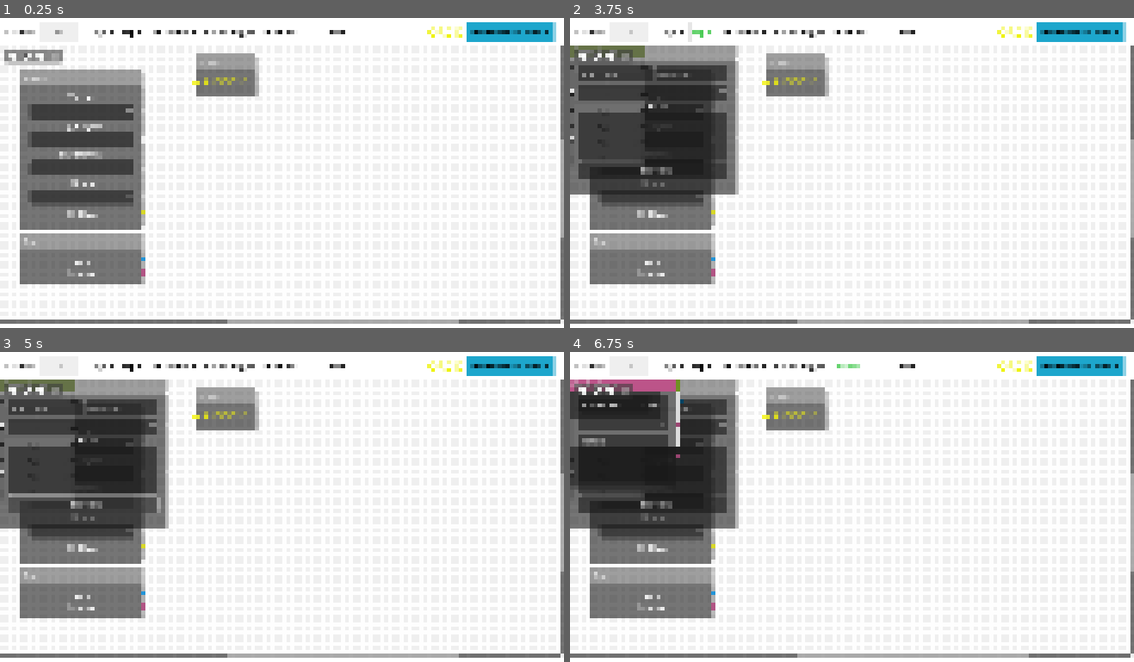
Above: before the commit, frames 1-4 (two rows, left to right).
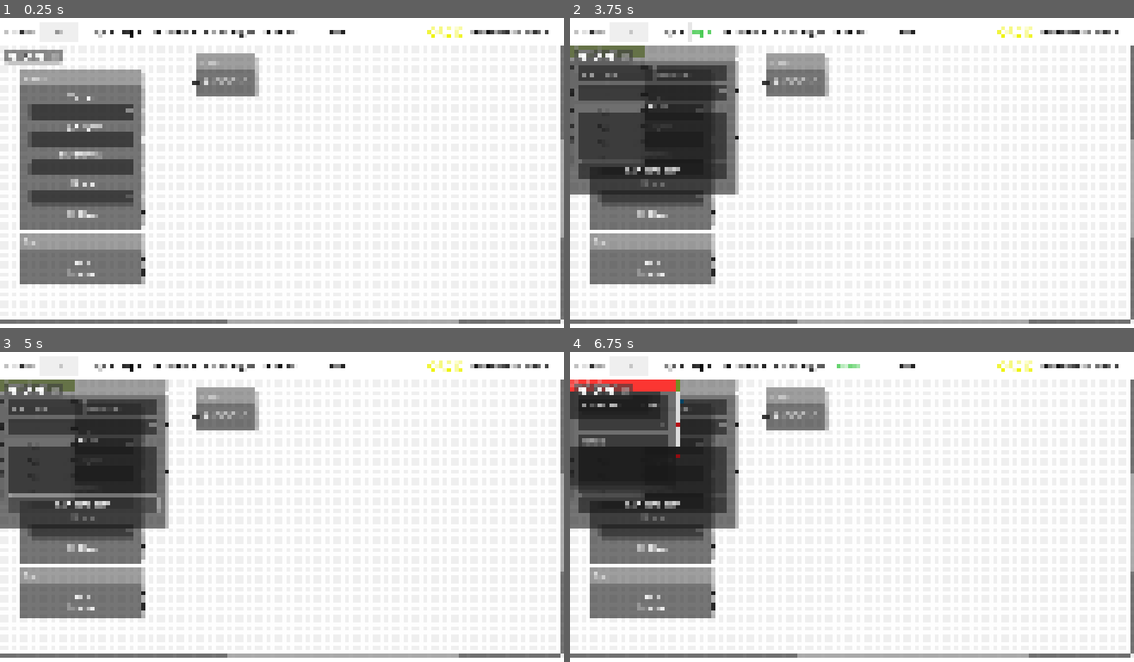
Above: after the commit, the same moments.

Repository: sciple/metadata-app
Game: Godot game, scene res://main.tscn
Same seed, same stepped clock (60 frames per second), same inputs: the game is played once before the commit and once after it.
Inputs (mouse positions are in pixels of both pictures, inside the frame that each line leads up to):
- Up to frame 1 (0.25 s): no input
- Up to frame 2 (3.75 s): click (626, 30) at 0.52 s; type "12" at 0.6 s; click "Cage +" at 1.25 s; click (609, 67) at 2.02 s; type "12" at 2.1 s; click (609, 95) at 2.25 s; type "12" at 2.33 s; click (609, 111) at 2.48 s; type "12" at 2.57 s; click (609, 126) at 2.77 s; type "12" at 2.85 s; click (609, 142) at 3 s; type "12" at 3.08 s; click (609, 160) at 3.23 s; type "12" at 3.32 s; click "Exp +" at 3.5 s
- Up to frame 3 (5 s): click "Raw data" (after the commit: "Raw data path") at 4.25 s
- Up to frame 4 (6.75 s): click "Treatment +" at 5 s; click "Parent cage +" at 5.75 s; click "Health +" at 6.5 s

The runs differ from the first frame. In frame 1, 1.1% of the frame differs, in the area x 25-99%, y 1-84%; in frame 2, 1.4%; in frame 3, 1.4%; in frame 4, 2.0%, in the area x 0-99%, y 1-84%.

Commit message:
updated on README

Diff:
--- a/experiment/experiment.tscn
+++ b/experiment/experiment.tscn
@@ -17,11 +17,11 @@
 slot/0/draw_stylebox = true
 slot/1/left_enabled = true
 slot/1/left_type = 1
-slot/1/left_color = Color(1, 1, 1, 1)
+slot/1/left_color = Color(0.133333, 0.133333, 0.133333, 1)
 slot/1/left_icon = null
 slot/1/right_enabled = true
 slot/1/right_type = 0
-slot/1/right_color = Color(1, 1, 1, 1)
+slot/1/right_color = Color(0.133333, 0.133333, 0.133333, 1)
 slot/1/right_icon = null
 slot/1/draw_stylebox = true
 slot/2/left_enabled = false
@@ -35,11 +35,11 @@
 slot/2/draw_stylebox = true
 slot/3/left_enabled = true
 slot/3/left_type = 1
-slot/3/left_color = Color(1, 1, 1, 1)
+slot/3/left_color = Color(0.133333, 0.133333, 0.133333, 1)
 slot/3/left_icon = null
 slot/3/right_enabled = true
 slot/3/right_type = 0
-slot/3/right_color = Color(1, 1, 1, 1)
+slot/3/right_color = Color(0.133333, 0.133333, 0.133333, 1)
 slot/3/right_icon = null
 slot/3/draw_stylebox = true
 slot/4/left_enabled = false
@@ -78,7 +78,7 @@
 
 [node name="OptionButton" type="OptionButton" parent="."]
 layout_mode = 2
-item_count = 4
+item_count = 5
 popup/item_0/text = "DVC"
 popup/item_0/id = 0
 popup/item_1/text = "Y-Maze"
@@ -87,6 +87,8 @@
 popup/item_2/id = 2
 popup/item_3/text = "Phenotyper"
 popup/item_3/id = 3
+popup/item_4/text = "NOR"
+popup/item_4/id = 4
 
 [node name="Label" type="Label" parent="."]
 layout_mode = 2
@@ -99,7 +101,7 @@
 
 [node name="find_raw_data" type="Button" parent="."]
 layout_mode = 2
-text = "Raw data"
+text = "Raw data path"
 
 [node name="raw_data_path" type="Label" parent="."]
 layout_mode = 2
--- a/health/health.tscn
+++ b/health/health.tscn
@@ -4,7 +4,7 @@
 
 [sub_resource type="StyleBoxFlat" id="StyleBoxFlat_jttef"]
 content_margin_left = 3.0
-bg_color = Color(0.737255, 0.329412, 0.537255, 1)
+bg_color = Color(0.984079, 0.210095, 0.19597, 1)
 corner_radius_top_left = 3
 corner_radius_top_right = 3
 
@@ -28,7 +28,7 @@
 slot/1/left_icon = null
 slot/1/right_enabled = true
 slot/1/right_type = 0
-slot/1/right_color = Color(0.737255, 0.329412, 0.537255, 1)
+slot/1/right_color = Color(0.866734, 0.0699742, 0.0978758, 1)
 slot/1/right_icon = null
 slot/1/draw_stylebox = true
 slot/2/left_enabled = false
@@ -37,7 +37,7 @@
 slot/2/left_icon = null
 slot/2/right_enabled = true
 slot/2/right_type = 0
-slot/2/right_color = Color(0.737255, 0.329412, 0.537255, 1)
+slot/2/right_color = Color(0.698039, 0.054902, 0.0784314, 1)
 slot/2/right_icon = null
 slot/2/draw_stylebox = true
 script = ExtResource("1_uhdm8")
@@ -48,9 +48,11 @@
 
 [node name="OptionButton" type="OptionButton" parent="."]
 layout_mode = 2
-item_count = 1
+item_count = 2
 popup/item_0/text = "Malocclusion"
 popup/item_0/id = 0
+popup/item_1/text = "Low body weight"
+popup/item_1/id = 1
 
 [node name="details" type="TextEdit" parent="."]
 custom_minimum_size = Vector2(0, 100)
--- a/main.tscn
+++ b/main.tscn
@@ -33,7 +33,7 @@
 bg_color = Color(0.937255, 0.937255, 0.937255, 1)
 
 [sub_resource type="StyleBoxFlat" id="StyleBoxFlat_nf0vp"]
-bg_color = Color(0.114075, 0.649625, 0.80176, 1)
+bg_color = Color(1, 1, 1, 1)
 corner_radius_top_left = 3
 corner_radius_top_right = 3
 corner_radius_bottom_right = 3
--- a/project.tscn
+++ b/project.tscn
@@ -6,7 +6,7 @@
 title = "Project"
 slot/0/left_enabled = true
 slot/0/left_type = 0
-slot/0/left_color = Color(1, 1, 0.14902, 1)
+slot/0/left_color = Color(0.133333, 0.133333, 0.133333, 1)
 slot/0/left_icon = null
 slot/0/right_enabled = false
 slot/0/right_type = 0
@@ -18,5 +18,5 @@
 custom_minimum_size = Vector2(0, 30)
 layout_mode = 2
 bbcode_enabled = true
-text = "[color=yellow]PROJECT ID[/color]"
+text = "[color=white]PROJECT ID[/color]"
 scroll_active = false
--- a/static/mnms.tscn
+++ b/static/mnms.tscn
@@ -83,7 +83,7 @@
 slot/8/left_icon = null
 slot/8/right_enabled = true
 slot/8/right_type = 0
-slot/8/right_color = Color(1, 1, 0.184314, 1)
+slot/8/right_color = Color(0.133333, 0.133333, 0.133333, 1)
 slot/8/right_icon = null
 slot/8/draw_stylebox = true
 
--- a/static/sex.tscn
+++ b/static/sex.tscn
@@ -11,7 +11,7 @@
 slot/0/left_icon = null
 slot/0/right_enabled = true
 slot/0/right_type = 0
-slot/0/right_color = Color(0.156863, 0.686275, 1, 1)
+slot/0/right_color = Color(0.133333, 0.133333, 0.133333, 1)
 slot/0/right_icon = null
 slot/0/draw_stylebox = true
 slot/1/left_enabled = false
@@ -20,7 +20,7 @@
 slot/1/left_icon = null
 slot/1/right_enabled = true
 slot/1/right_type = 0
-slot/1/right_color = Color(0.737255, 0.329412, 0.537255, 1)
+slot/1/right_color = Color(0.133333, 0.133333, 0.133333, 1)
 slot/1/right_icon = null
 slot/1/draw_stylebox = true
 
Binary file added: screenshot.PNG
Not shown, changed: README.md
